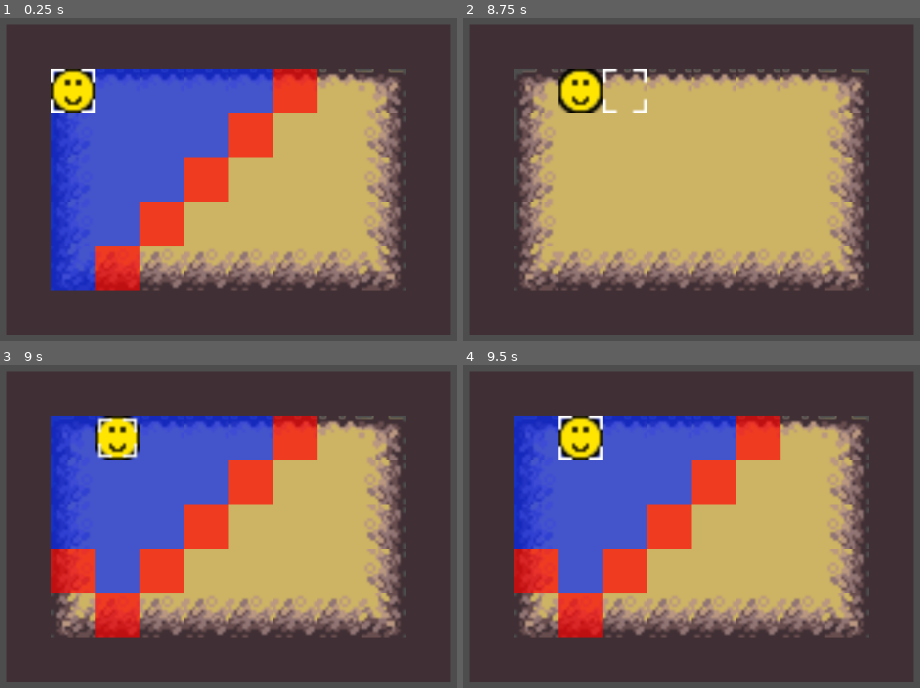
Above: before the commit, frames 1-4 (two rows, left to right).
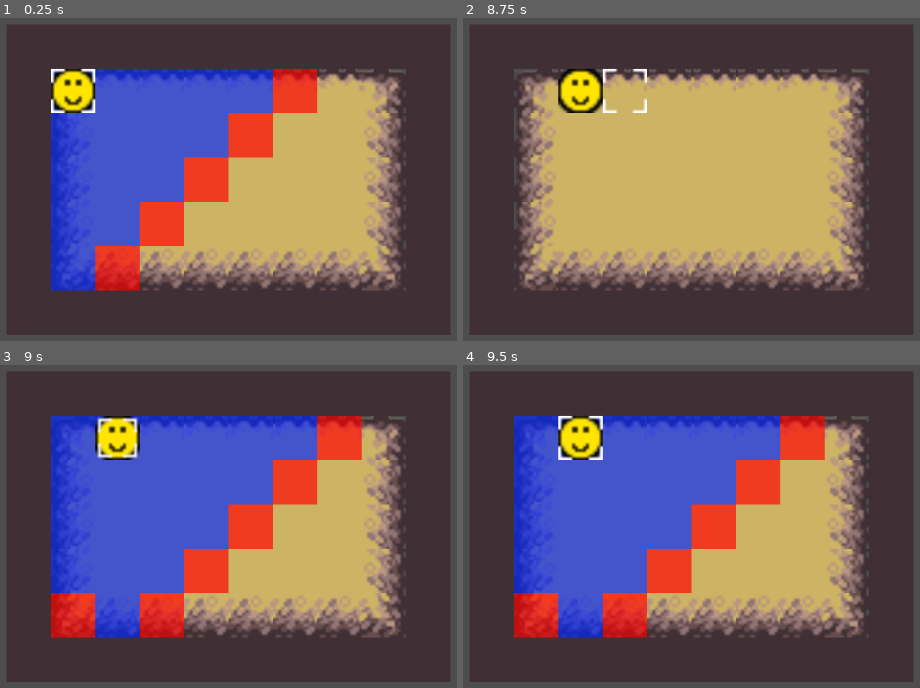
Above: after the commit, the same moments.

Repository: JonasBachmeier-UNI/GameEngineering
Game: Godot game, scene res://test.tscn
Two runs of this game, one before a commit and one after it. Both use one fixed random seed, a clock stepped at 60 frames per second and the inputs below.
Inputs:
- Up to frame 1 (0.25 s): no input
- Up to frame 2 (8.75 s): hold Up (ui_up) 0.53-2.03 s; tap Space (ui_select) at 0.77, 1.52, 3.02, 3.77, 4.25, 4.52, 6.02, 6.77, 7.52 s; tap Enter at 1.25, 7.25 s; hold Left (ui_left) 2.03-3.53 s; hold Backspace (ui_text_backspace) 3.53-4.28 s; hold Right (ui_right) 4.28-5.03 s; hold Up (ui_up) 5.03-5.78 s; hold Right (ui_right) 5.78-8.03 s; hold Backspace (ui_text_backspace) from 8.03 s (still down)
- Up to frame 3 (9 s): release Backspace (ui_text_backspace) at 8.78 s; hold Left (ui_left) from 8.78 s (still down)
- Up to frame 4 (9.5 s): keep holding Left (ui_left); tap Space (ui_select) at 9.02 s

Frames 1-2 are identical in both runs. In frame 3, 16% of the frame differs, in the area x 11-80%, y 15-85%; in frame 4, 16%.

Commit message:
end_turn erster Versuch

Diff:
--- a/nohonoramongthieves/Scripts/GameLogic/unit.gd
+++ b/nohonoramongthieves/Scripts/GameLogic/unit.gd
@@ -342,6 +342,8 @@
 	print(moved_count)
 	start_movement()
 
+
+
 func show_range():
 	get_cells_in_range()
 	for point in in_attack_range:
--- a/nohonoramongthieves/cursor.gd
+++ b/nohonoramongthieves/cursor.gd
@@ -219,3 +219,7 @@
 
 func _on_unit_path_started() -> void:
 	is_active = false
+
+
+func _on_game_manager_player_turn() -> void:
+	hovering_check()
--- a/nohonoramongthieves/game_manager.gd
+++ b/nohonoramongthieves/game_manager.gd
@@ -5,9 +5,23 @@
 var player_units = []
 var enemy_units = []
 var turn_count = 0
+var is_player_turn = true
+
+signal player_turn
 
 func _ready() -> void:
 	update_units()
+
+
+func _process(delta: float) -> void:
+	## Kein Input möglich
+	if !is_player_turn:
+		start_next_turn()
+		return
+
+	if Input.is_action_just_pressed("ui_text_backspace"):
+		start_next_turn()
+
 
 
 func update_units():
@@ -24,10 +38,15 @@
 	update_units()
 	for unit in units:
 		unit.moved_count = 0
+		unit.update_units()
+		unit.get_cells_in_range()
 
 	if turn_count % 2 == 0:
 		## Player Turn
+		is_player_turn = true
+		emit_signal("player_turn")
 		pass
 	else:
 		## AI Turn
+		is_player_turn = false
 		pass
--- a/nohonoramongthieves/test.tscn
+++ b/nohonoramongthieves/test.tscn
@@ -154,3 +154,4 @@
 [connection signal="path_completed" from="GameBoard/Units/Unit" to="GameBoard/Cursor" method="_on_unit_path_completed"]
 [connection signal="path_started" from="GameBoard/Units/Unit" to="GameBoard/Cursor" method="_on_unit_path_started"]
 [connection signal="update_board" from="GameBoard/Cursor" to="GameBoard/Units/Unit" method="_on_cursor_update_board"]
+[connection signal="player_turn" from="GameManager" to="GameBoard/Cursor" method="_on_game_manager_player_turn"]
